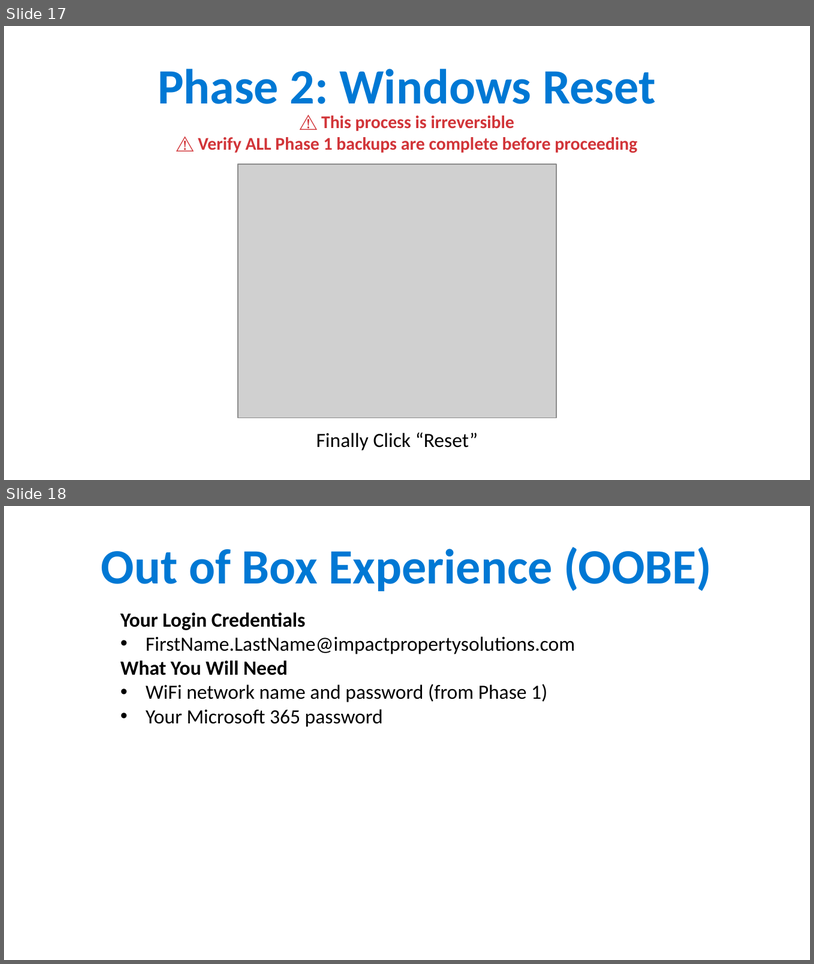
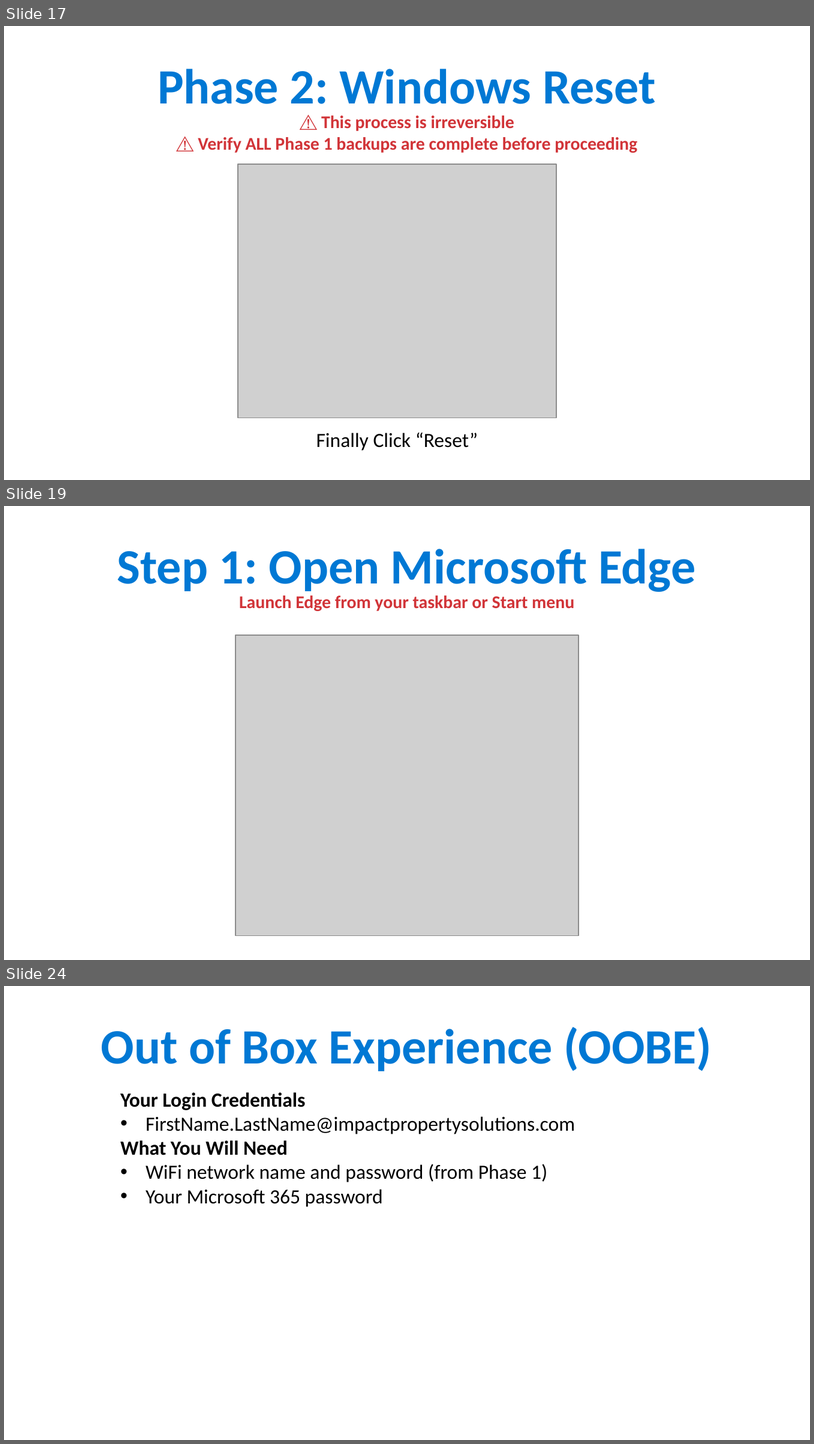
Before and after one commit to ipsghonline/tmp, a slide deck: presentation/Phase1-Backup-Guide.pptx. Shown one above the other, each under a label of ours: slides 17 and 18 before the commit, slides 17, 19 and 24 after it; the slides between them are not shown. The pictures are 814x964 and 814x1444 pixels, drawn with LibreOffice and Linux fonts; fonts in the diff are those of the drawing; grey boxes stand for pictures. Boxes give left, top, right and bottom in pixels: in the first picture for what was removed or moved away, otherwise in the second. Text is boxed around its words. In the diff, an @@ line names an element or a change of style, - is before the commit and + after.

```diff
--- a/presentation/Phase1-Backup-Guide.pptx
+++ b/presentation/Phase1-Backup-Guide.pptx
@@ slide 19 added at bbox=[4, 506, 810, 960], background #FFFFFF @@
@@ text added at bbox=[117, 549, 696, 592], 44 pt, text #0078D4, bold @@
+Step 1: Open Microsoft Edge
@@ text added at bbox=[239, 595, 575, 611], 16 pt, text #D13438, bold @@
+Launch Edge from your taskbar or Start menu
@@ picture added at bbox=[236, 635, 579, 936] @@
@@ what was slide 18 is now slide 24 @@
```
Also in this commit, not shown: 6 other slides added.
